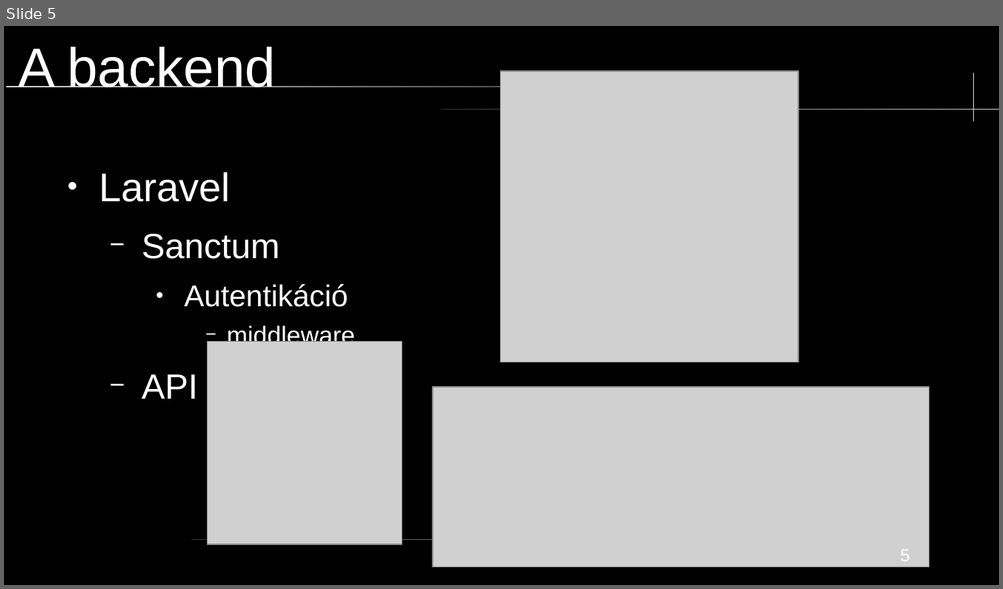
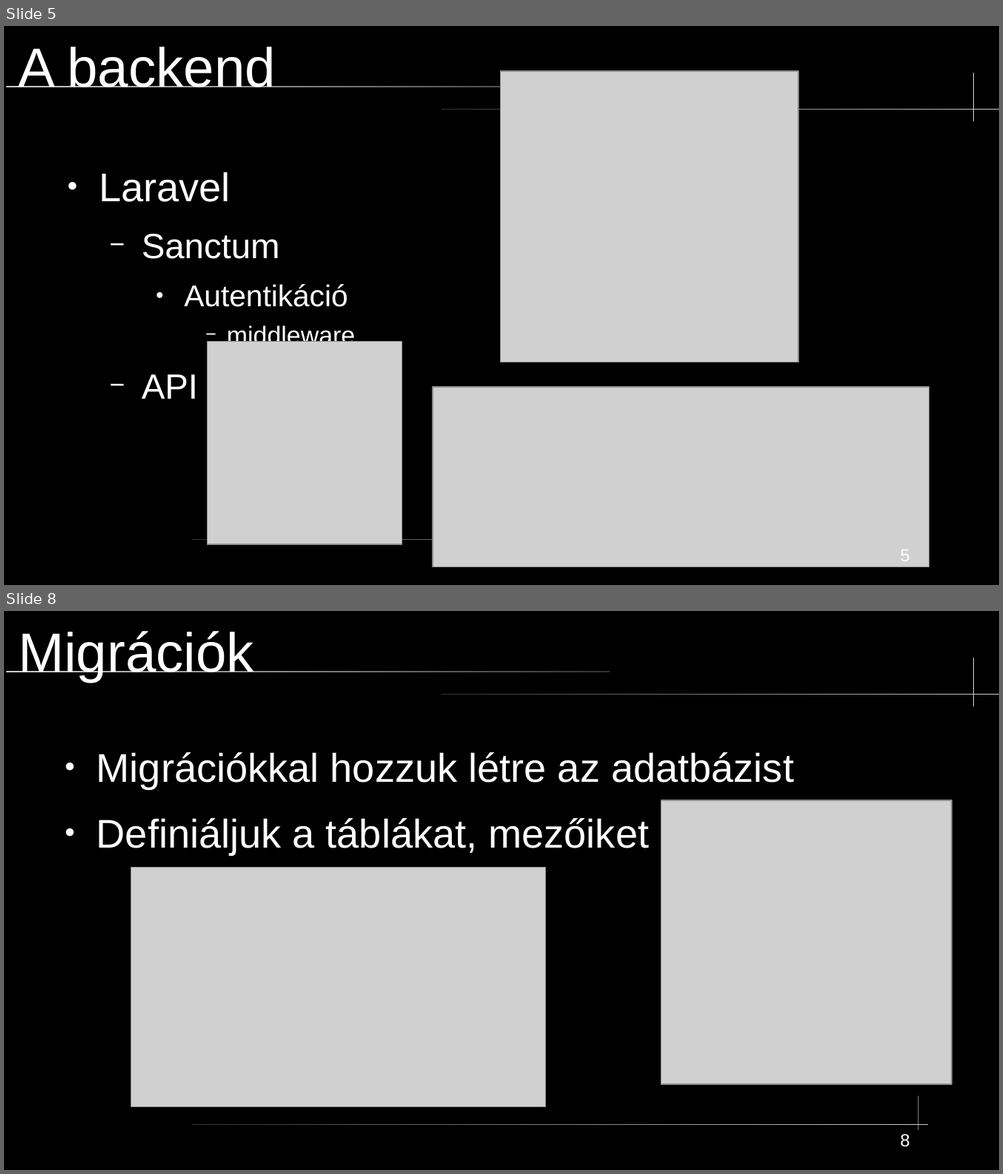
Before and after one commit to mikobalint-szbi/PawnHub, a slide deck: [Developer]/PPT/technikai prezentáció.odp. Shown one above the other, each under a label of ours: slide 5 before the commit, slides 5 and 8 after it; the slides between them are not shown. The pictures are 1003x589 and 1003x1174 pixels, drawn with LibreOffice and Linux fonts; fonts in the diff are those of the drawing; grey boxes stand for pictures. Boxes give left, top, right and bottom in pixels: in the first picture for what was removed or moved away, otherwise in the second. Text is boxed around its words. In the diff, an @@ line names an element or a change of style, - is before the commit and + after.

```diff
--- a/[Developer]/PPT/technikai prezentáció.odp
+++ b/[Developer]/PPT/technikai prezentáció.odp
@@ slide 8 added at [4,611,999,1170], background #000000; not listed: 4 template elements that a slide beside it also shows @@
@@ title added at [18,631,254,682], 44 pt, text #FFFFFF @@
+Migrációk
@@ text added at [96,752,794,854], 32 pt, text #FFFFFF @@
+● Migrációkkal hozzuk létre az adatbázist
+● Definiáljuk a táblákat, mezőiket
@@ picture added at [661,800,952,1085] @@
@@ picture added at [131,867,546,1108] @@
@@ freeform shape added at [918,1096,919,1130], fill #CCCCCC @@
@@ page number added at [900,1134,910,1147], 14 pt, text #FFFFFF @@
+8
```
Also in this commit, not shown: 5 other slides added, 2 slides removed, 2 other files.
